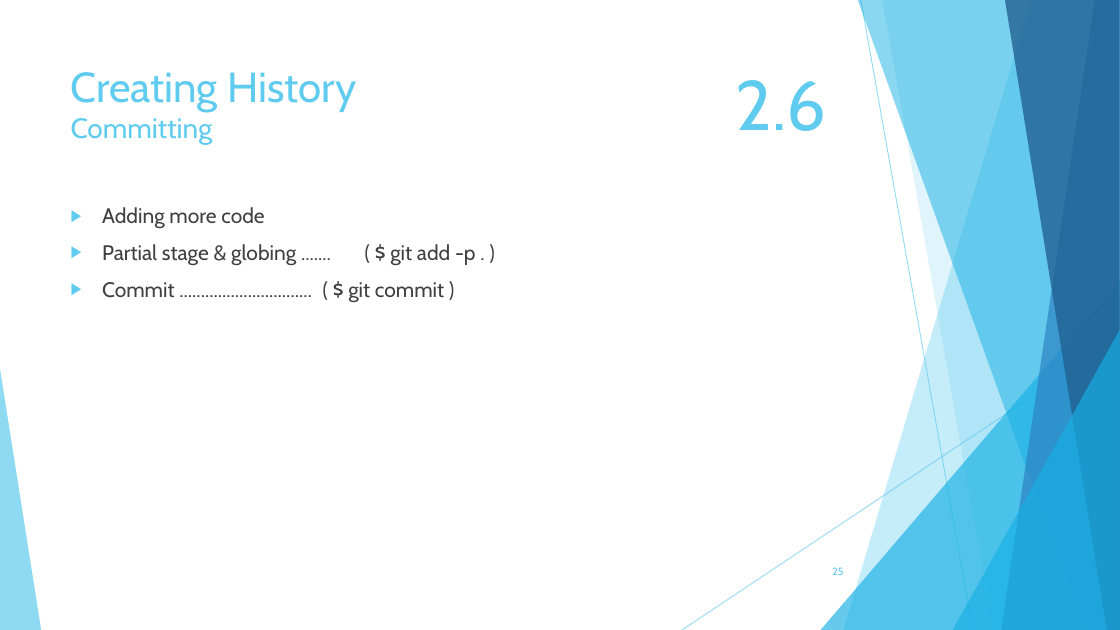
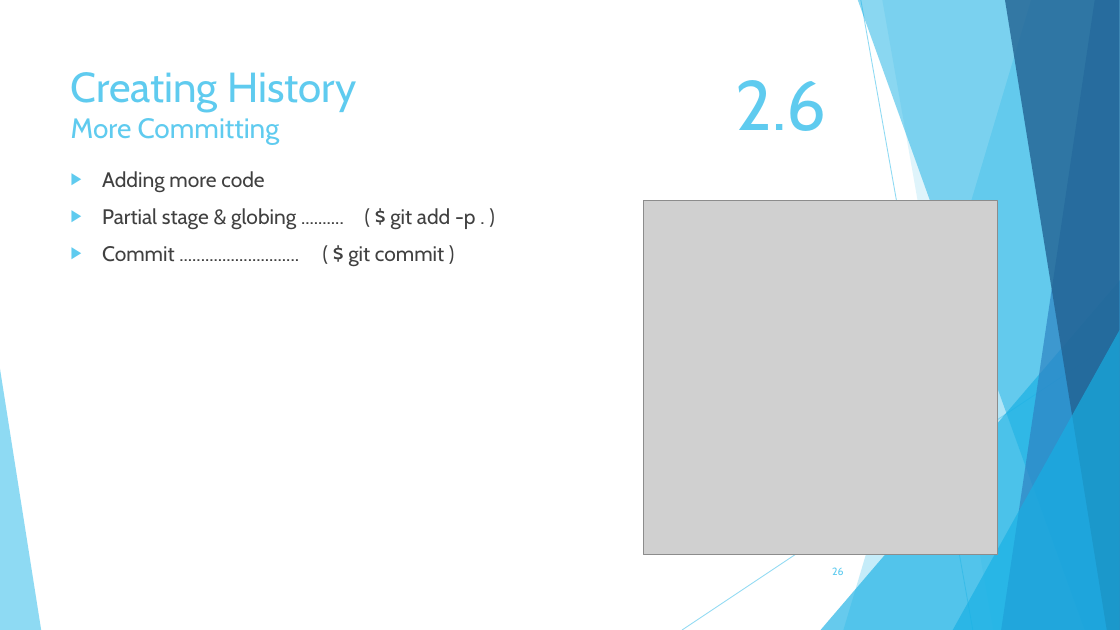
Before and after one commit to TechplexEngineer/GitCheatSheet, a slide deck: slide 26 of ppt/Getting started with GIT.pptx (slide 25 before the commit). Drawn at 1120x630 pixels with LibreOffice and Linux fonts; fonts in the diff are those of the drawing; grey boxes stand for pictures. Boxes give left, top, right and bottom in pixels: in the first picture for what was removed or moved away, otherwise in the second. Text is boxed around its words. In the diff, an @@ line names an element or a change of style, - is before the commit and + after.

```diff
--- a/ppt/Getting started with GIT.pptx
+++ b/ppt/Getting started with GIT.pptx
@@ title at (x1=71, y1=72, x2=356, y2=145): text changed @@
-Creating History
-Committing
+Creating History
+More Committing
@@ text "Adding more code" moved from (x1=102, y1=207, x2=476, y2=266) to (x1=102, y1=171, x2=476, y2=267) @@
@@ text at (x1=102, y1=208, x2=476, y2=267): text changed @@
-▶ Partial stage & globing ....... ( $ git add -p . )
-▶ Commit ............................... ( $ git commit )
+▶ Partial stage & globing .......... ( $ git add -p . )
+▶ Commit ............................ ( $ git commit )
@@ picture added at (x1=644, y1=200, x2=998, y2=555) @@
```
Also in this commit, not shown: 19 other slides changed, 6 slides added, 3 slides removed, 21 other files.
